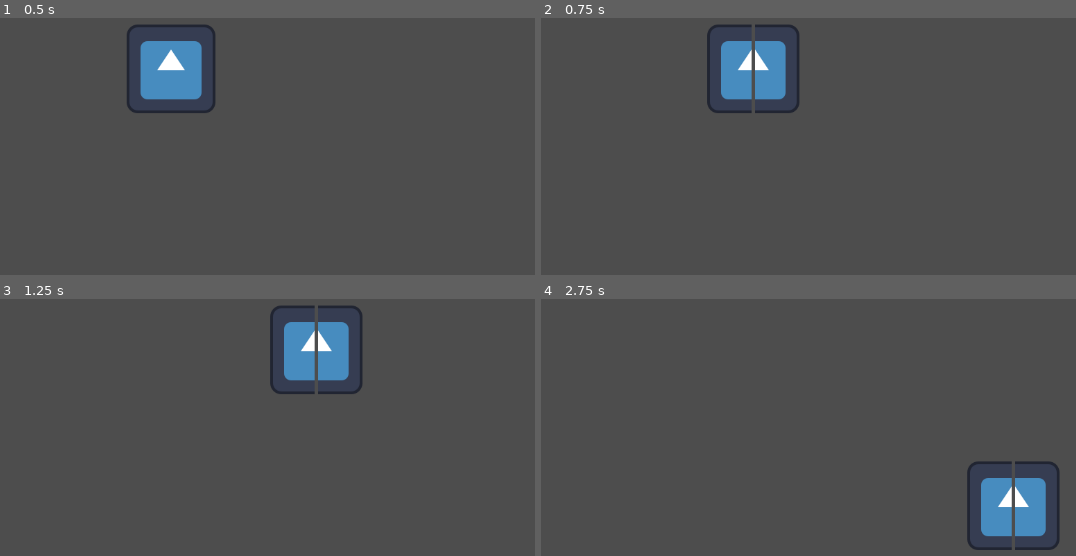
Above: before the commit, frames 1-4 (two rows, left to right).
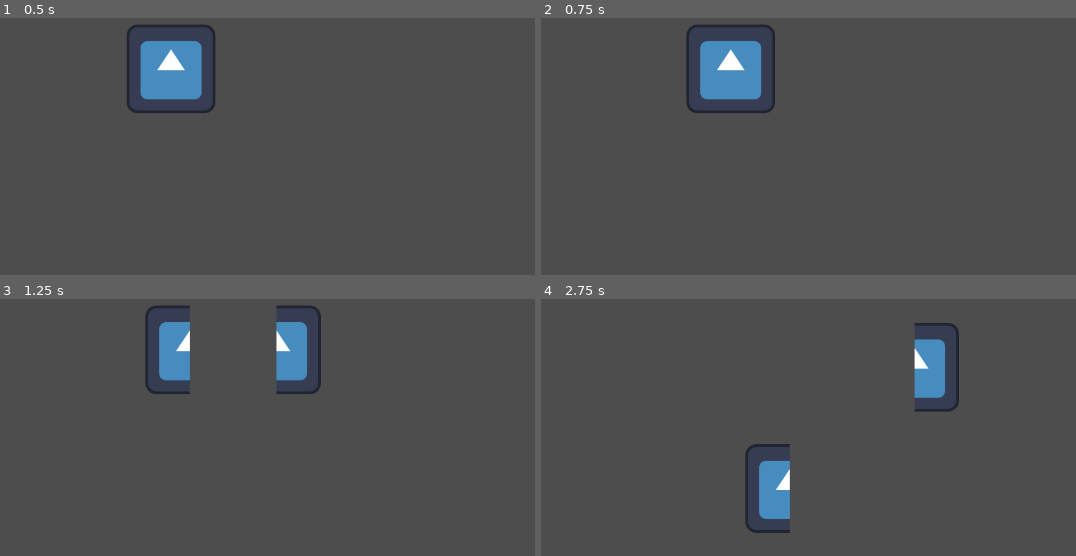
Above: after the commit, the same moments.

Repository: mEthan-e/BrainlessGameJam
Game: Godot game, scene res://Scenes/main.tscn
Same seed, same stepped clock (60 frames per second), same inputs: the game is played once before the commit and once after it. The engine's default icon, where the game draws it, is replaced by a stand-in: a white triangle on a blue panel in a dark square.
Inputs:
- Up to frame 1 (0.5 s): no input
- Up to frame 2 (0.75 s): tap Enter at 0.5 s; hold D (right) from 0.53 s (still down); tap E (split) at 0.6 s
- Up to frame 3 (1.25 s): keep holding D (right); tap Q (next, bound only after the commit) at 0.8 s
- Up to frame 4 (2.75 s): release D (right) at 1.28 s; hold S (down) 1.28-2.03 s; tap Q (next, bound only after the commit) at 1.35, 2.3 s; tap E (split) at 1.55, 2.1 s; hold D (right) from 2.03 s (still down)

Frame 1 is identical in both runs. In frame 2, 3.2% of the frame differs, in the area x 27-49%, y 2-37%; in frame 3, 4.4%; in frame 4, 6.8%, in the area x 38-98%, y 9-98%.

Commit message:
Added movement to the half-split body
From whole body character, now it can be split with "E" key and the character will be split in half vertically. You can change what part you're going to move by the "Q" key.

Things to do:
- Quarter Body Split
- Re-attaching itself by getting the split bodies close to each other, it will then be reattached.

Diff:
--- /dev/null
+++ b/brainless-game-jam-game/Scripts/game_manager.gd
@@ -0,0 +1,15 @@
+extends Node
+
+var current_controlling: int = 2
+var slime_part: int
+var max_next: int
+
+var split_type: String
+
+func _process(delta: float) -> void:
+	if Input.is_action_just_pressed("next"):
+		current_controlling += 1
+		if current_controlling > max_next:
+			current_controlling = 2
+
+	print(current_controlling)
--- a/brainless-game-jam-game/Scripts/playerParts/half_left.gd
+++ b/brainless-game-jam-game/Scripts/playerParts/half_left.gd
@@ -7,6 +7,8 @@
 const SPEED = 300.0
 var direction
 
+func _ready() -> void:
+	global.slime_part = 2
 
 func _physics_process(delta: float) -> void:
 
@@ -16,16 +18,17 @@
 
 
 func check_movement(direction) -> void:
-	direction = Input.get_vector(
-		"left",
-		"right",
-		"up",
-		"down"
-		)
+	if global.current_controlling == 2:
+		direction = Input.get_vector(
+			"left",
+			"right",
+			"up",
+			"down"
+			)
 
-	velocity = direction * SPEED
+		velocity = direction * SPEED
 
-	move_and_slide()
+		move_and_slide()
 
 
 func check_split() -> void:
--- a/brainless-game-jam-game/Scripts/playerParts/half_right.gd
+++ b/brainless-game-jam-game/Scripts/playerParts/half_right.gd
@@ -7,6 +7,8 @@
 const SPEED = 300.0
 var direction
 
+func _ready() -> void:
+	global.slime_part = 2
 
 func _physics_process(delta: float) -> void:
 
@@ -16,16 +18,17 @@
 
 
 func check_movement(direction) -> void:
-	direction = Input.get_vector(
-		"left",
-		"right",
-		"up",
-		"down"
-		)
+	if global.current_controlling == 3:
+		direction = Input.get_vector(
+			"left",
+			"right",
+			"up",
+			"down"
+			)
 
-	velocity = direction * SPEED
+		velocity = direction * SPEED
 
-	move_and_slide()
+		move_and_slide()
 
 
 func check_split() -> void:
--- a/brainless-game-jam-game/Scripts/playerParts/whole_body.gd
+++ b/brainless-game-jam-game/Scripts/playerParts/whole_body.gd
@@ -7,14 +7,17 @@
 var left_body_scene = preload("res://Scenes/playerParts/half_body_left.tscn")
 var right_body_scene = preload("res://Scenes/playerParts/half_body_right.tscn")
 
-@export var slime_part: int
+
+
 
 const SPEED = 300.0
 var direction
 
+func _ready() -> void:
+	global.current_controlling = 1
+	global.slime_part = 1
 
 func _physics_process(delta: float) -> void:
-	print("running ", name)
 
 	check_movement(direction)
 
@@ -44,4 +47,7 @@
 
 		add_sibling(left_body)
 		add_sibling(right_body)
+
+		global.max_next = 3
+		global.current_controlling = 2
 		queue_free()
--- a/brainless-game-jam-game/project.godot
+++ b/brainless-game-jam-game/project.godot
@@ -18,6 +18,10 @@
 run/main_scene="uid://dvtwiau6yd6nj"
 config/features=PackedStringArray("4.7", "Mobile")
 config/icon="res://icon.svg"
+
+[autoload]
+
+global="*uid://dhpsukm0w6gwm"
 
 [input]
 
@@ -46,6 +50,11 @@
 "events": [Object(InputEventKey,"resource_local_to_scene":false,"resource_name":"","device":-1,"window_id":0,"alt_press …(192 unchanged characters)…
 ]
 }
+next={
+"deadzone": 0.2,
+"events": [Object(InputEventKey,"resource_local_to_scene":false,"resource_name":"","device":-1,"window_id":0,"alt_pressed":false,"shift_pressed":false,"ctrl_pressed":false,"meta_pressed":false,"pressed":false,"keycode":0,"physical_keycode":81,"key_label":0,"unicode":113,"location":0,"echo":false,"script":null)
+]
+}
 
 [rendering]
 
Not shown, added: brainless-game-jam-game/Scripts/game_manager.gd.uid
